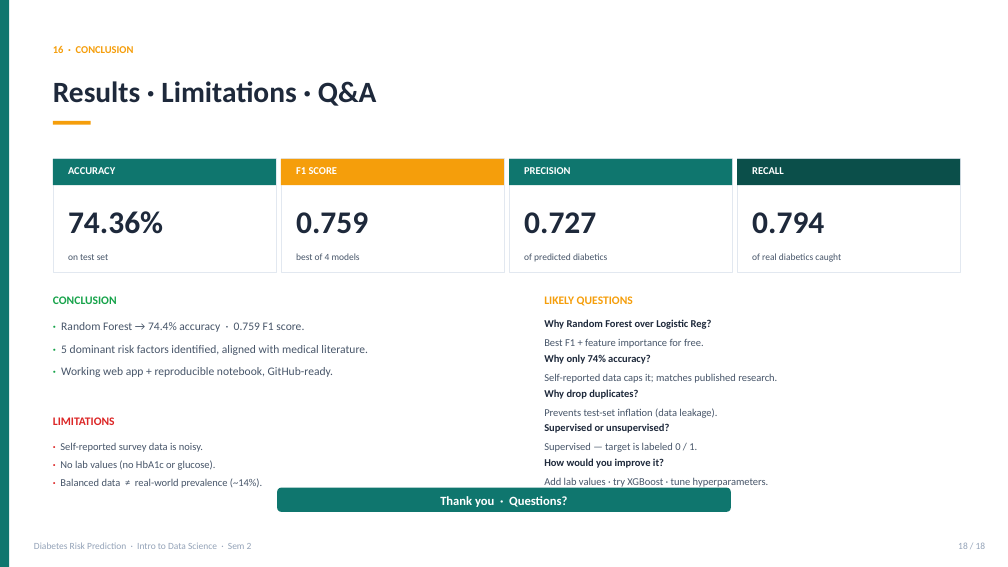
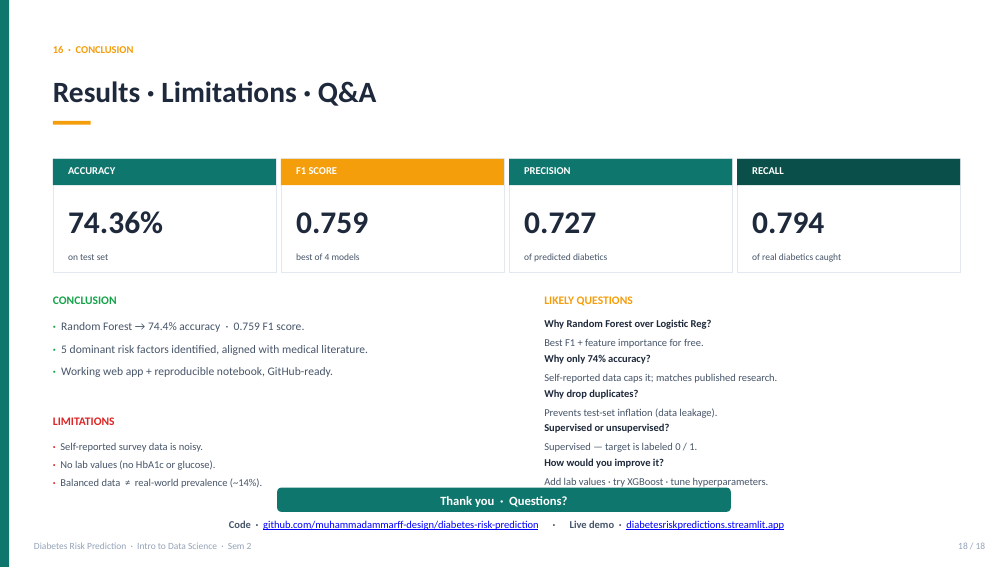
Before and after one commit to muhammadammarff-design/diabetes-risk-prediction, a slide deck: slide 18 of presentation/Diabetes_Final_Presentation.pptx. Drawn at 1008x567 pixels with LibreOffice and Linux fonts; fonts in the diff are those of the drawing. Boxes give left, top, right and bottom in pixels: in the first picture for what was removed or moved away, otherwise in the second. Text is boxed around its words. In the diff, an @@ line names an element or a change of style, - is before the commit and + after.

```diff
--- a/presentation/Diabetes_Final_Presentation.pptx
+++ b/presentation/Diabetes_Final_Presentation.pptx
@@ text added at (229,520,784,530), 10 pt, text #0000FF, underline @@
+Code · github.com/muhammadammarff-design/diabetes-risk-prediction · Live demo · diabetesriskpredictions.streamlit.app
```
Also in this commit, not shown: 7 other slides changed, 1 slide added, 1 slide removed, 7 other files.
